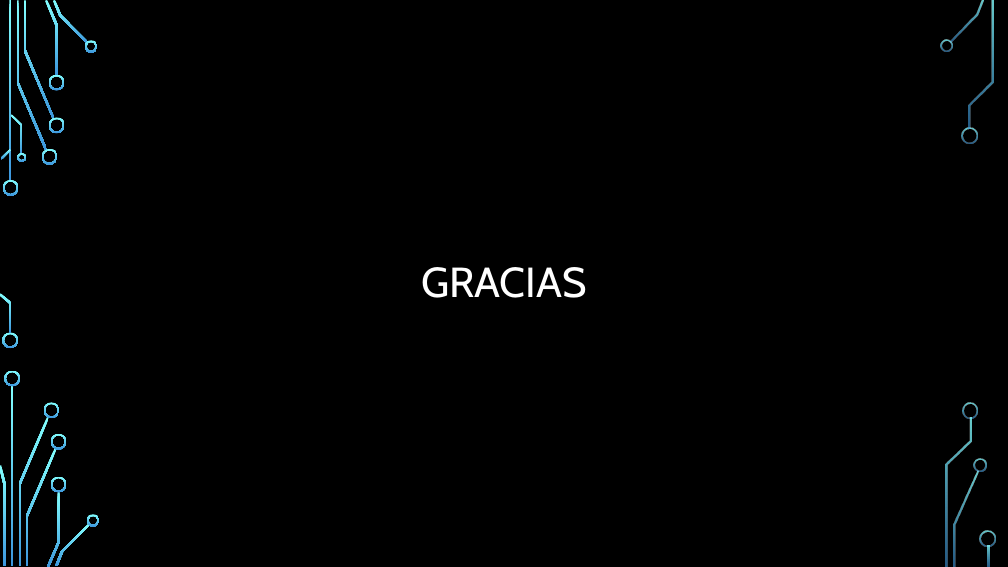
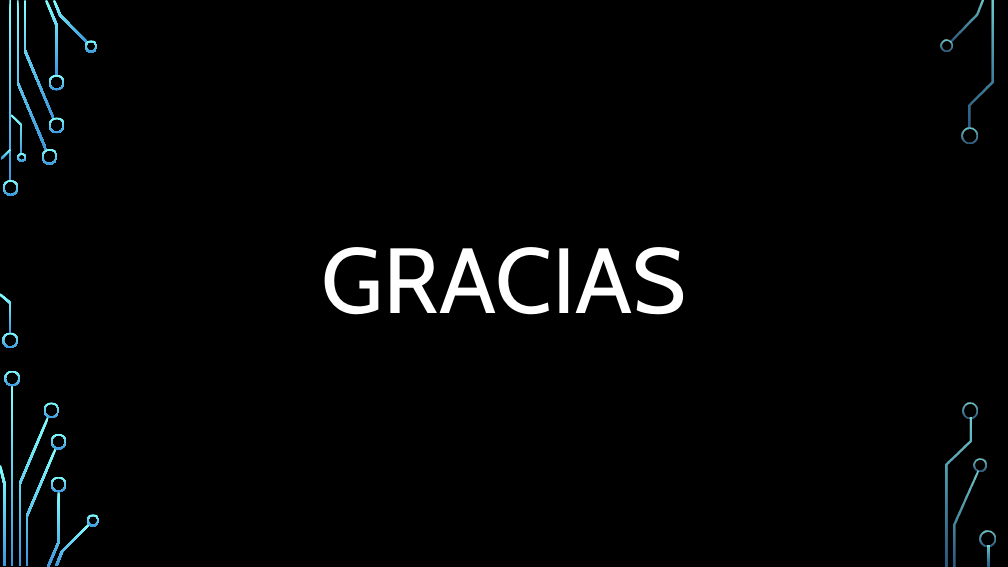
Before and after one commit to Salgado93/Hadoop_WordCount, a slide deck: slide 13 of Presentacion.pptx (slide 8 before the commit). Drawn at 1008x567 pixels with LibreOffice and Linux fonts; fonts in the diff are those of the drawing; background and template pictures are left out. Boxes give left, top, right and bottom in pixels: in the first picture for what was removed or moved away, otherwise in the second. Text is boxed around its words. In the diff, an @@ line names an element or a change of style, - is before the commit and + after.

```diff
--- a/Presentacion.pptx
+++ b/Presentacion.pptx
@@ title "GRACIAS" at (322,247,687,315): size 40 to 88 pt @@
```
Also in this commit, not shown: 5 other slides changed, 5 slides added.
